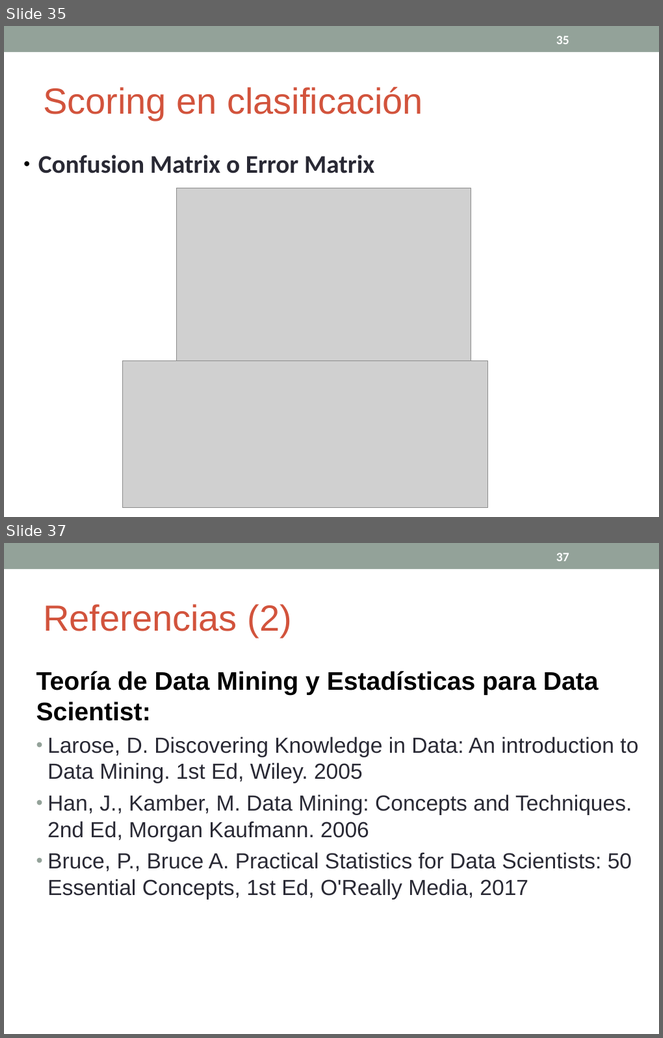
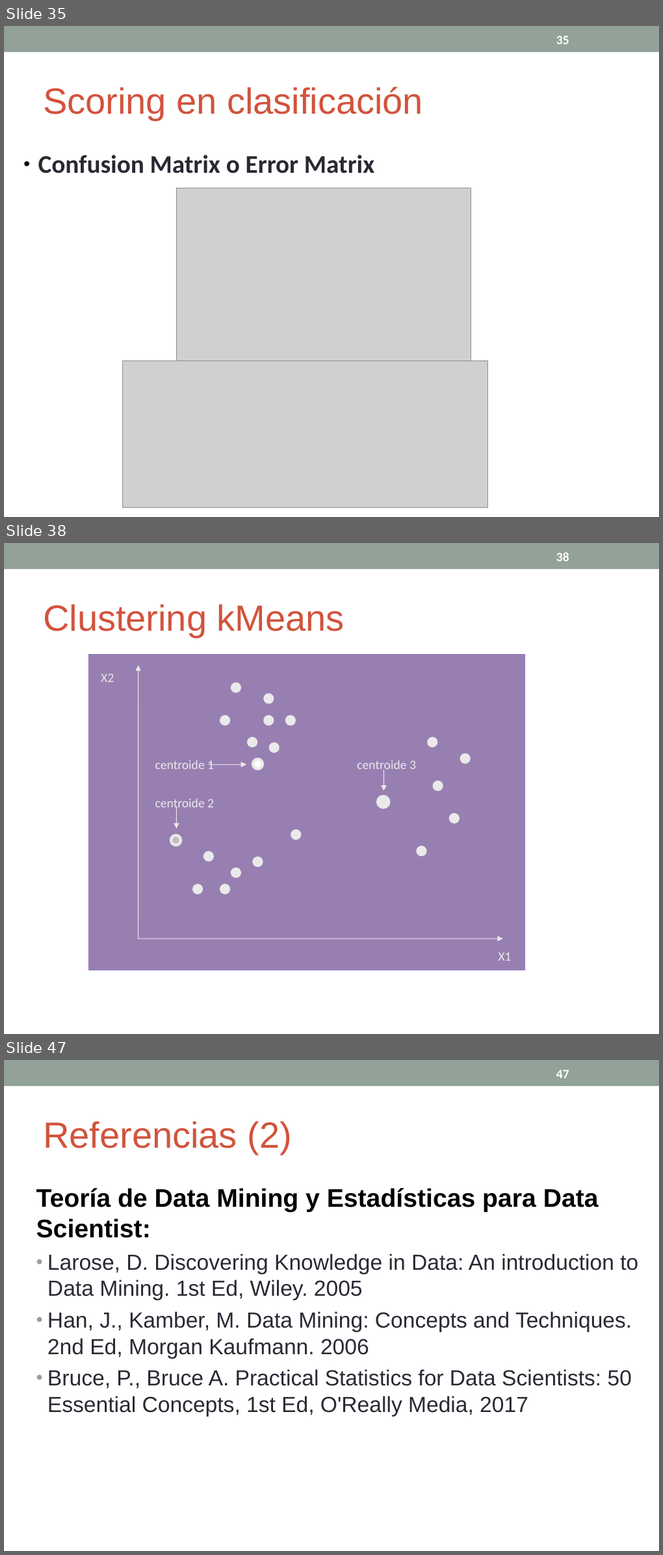
Before and after one commit to cdsparaguay/cursoml, a slide deck: clases/Clase03_ML.ppt. Shown one above the other, each under a label of ours: slides 35 and 37 before the commit, slides 35, 38 and 47 after it; the slides between them are not shown. The pictures are 663x1038 and 663x1555 pixels, drawn with LibreOffice and Linux fonts; fonts in the diff are those of the drawing; grey boxes stand for pictures. Boxes give left, top, right and bottom in pixels: in the first picture for what was removed or moved away, otherwise in the second. Text is boxed around its words. In the diff, an @@ line names an element or a change of style, - is before the commit and + after.

```diff
--- a/clases/Clase03_ML.ppt
+++ b/clases/Clase03_ML.ppt
@@ slide 38 added at (x1=4, y1=543, x2=659, y2=1034), background #FFFFFF; not listed: 1 template element that a slide beside it also shows @@
@@ page number added at (x1=556, y1=552, x2=570, y2=561), 14 pt, text #FFFFFF, bold @@
+38
@@ text added at (x1=43, y1=604, x2=345, y2=637), 40 pt, text #D2533C @@
+Clustering kMeans
@@ group added at (x1=89, y1=654, x2=525, y2=970): 21 ellipses, 5 arrows, 5 texts, 1 rectangle @@
+centroide 1
+centroide 2
+centroide 3
+X1
+X2
@@ what was slide 37 is now slide 47 @@
@@ page number at (x1=556, y1=1070, x2=570, y2=1078): text changed @@
-37
+47
```
Also in this commit, not shown: 2 slides changed, 9 other slides added, 2 other files.
